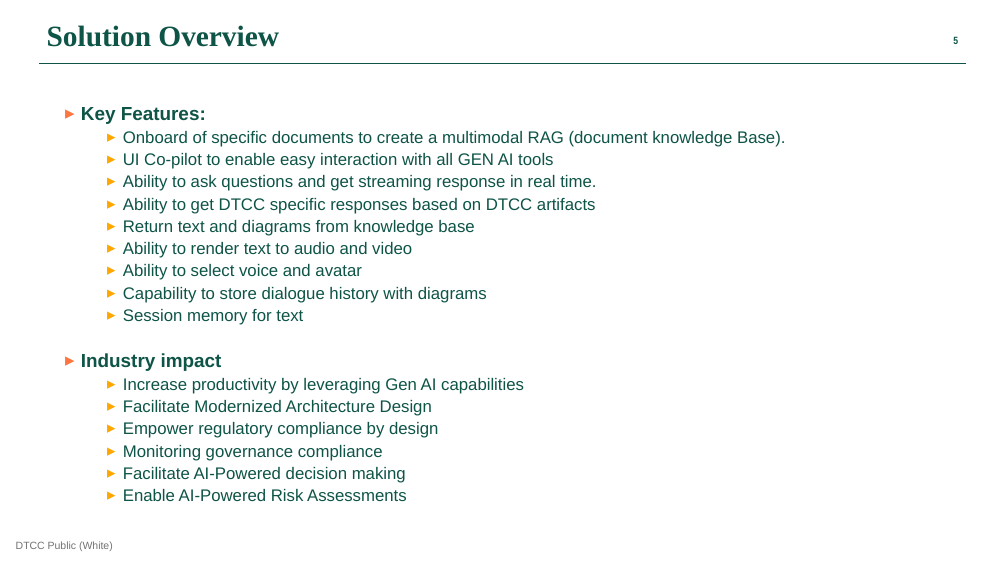
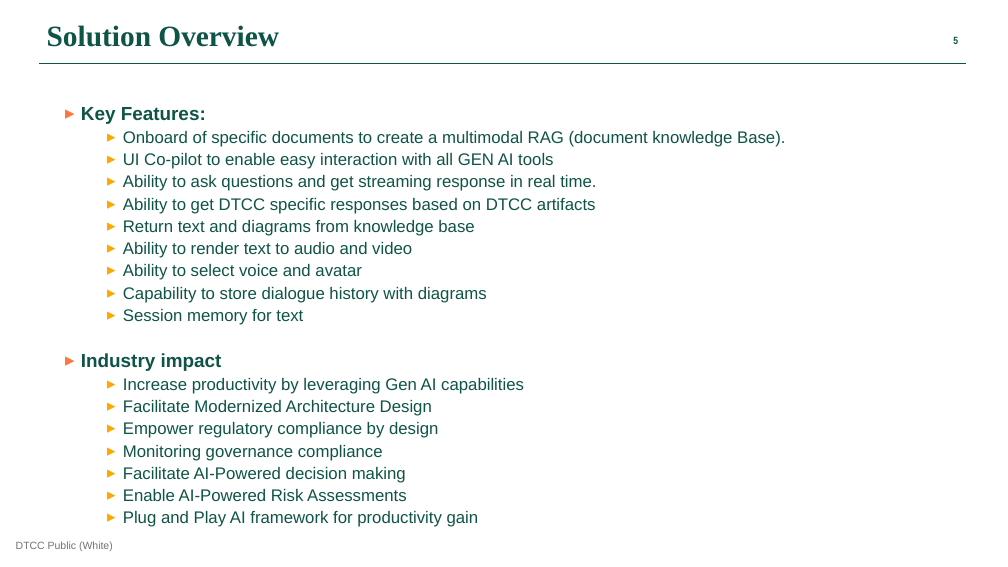
Before and after one commit to finos-labs/dtcch-2025-archie, a slide deck: slide 5 of hackathon_documentation/DTCC-Hackathon-2025-presentation-Archie.pptx. Drawn at 1008x567 pixels with LibreOffice and Linux fonts; fonts in the diff are those of the drawing. Boxes give left, top, right and bottom in pixels: in the first picture for what was removed or moved away, otherwise in the second. Text is boxed around its words. In the diff, an @@ line names an element or a change of style, - is before the commit and + after.

```diff
--- a/hackathon_documentation/DTCC-Hackathon-2025-presentation-Archie.pptx
+++ b/hackathon_documentation/DTCC-Hackathon-2025-presentation-Archie.pptx
@@ text at [123, 511, 479, 527]: paragraph added @@
+  ▸ Plug and Play AI framework for productivity gain
```
Also in this commit, not shown: 3 other slides changed, 1 other file.
